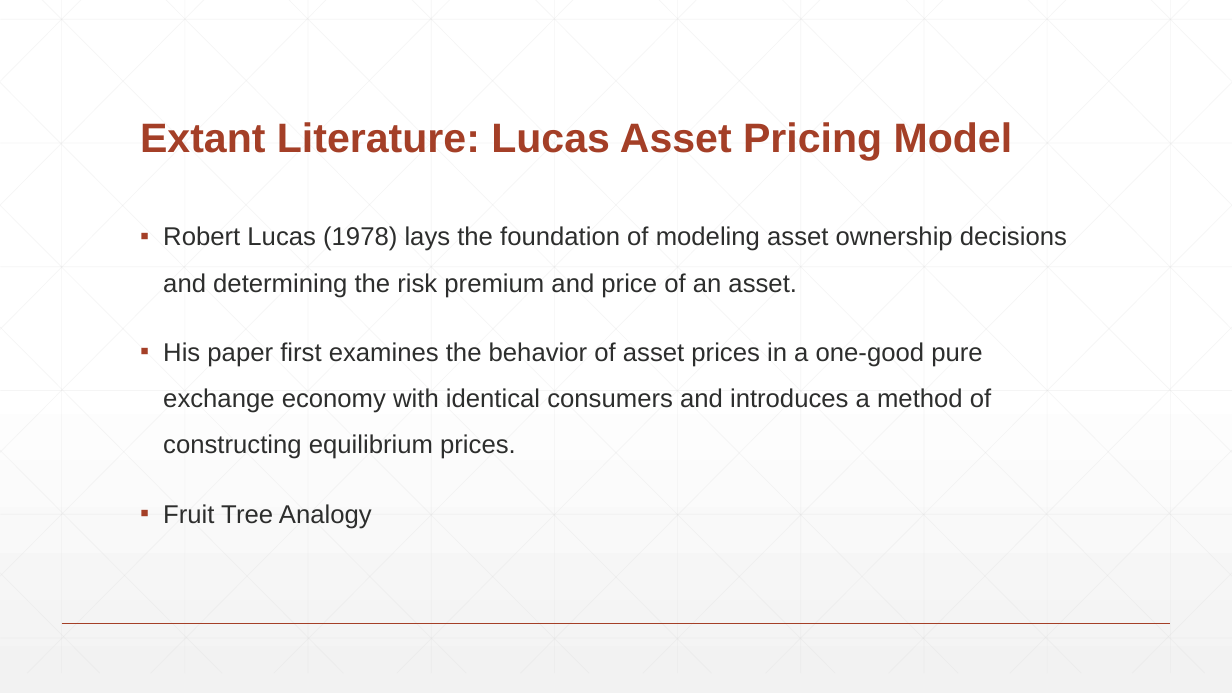
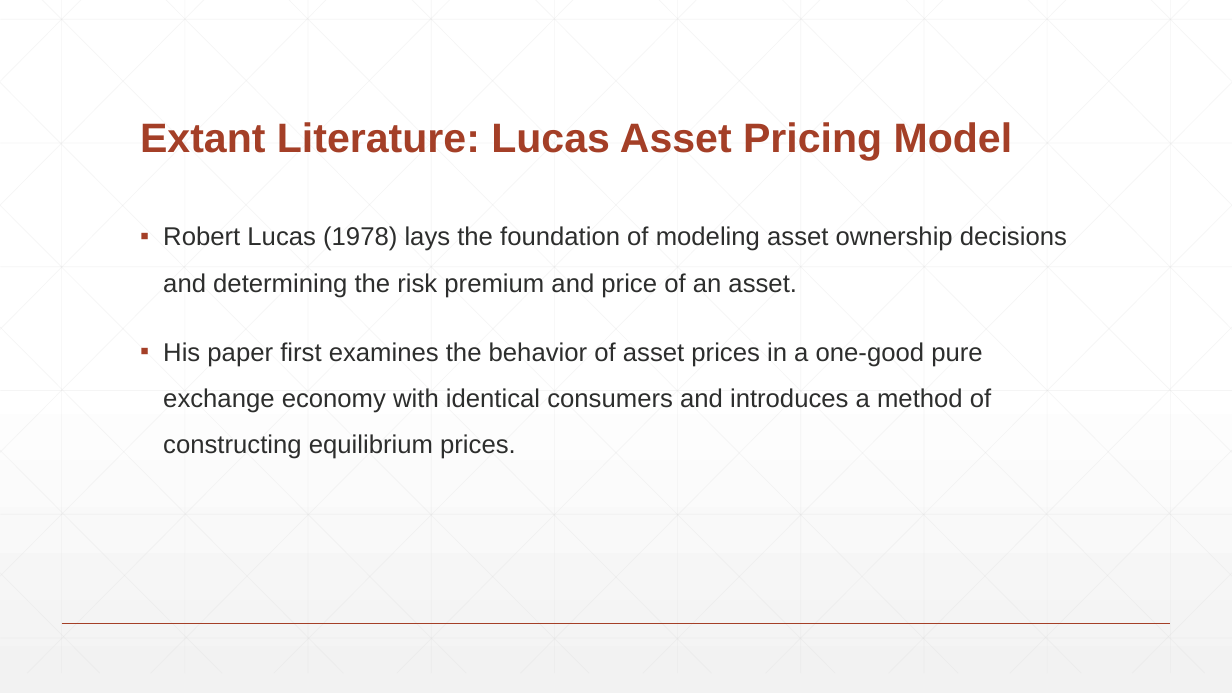
Before and after one commit to LongSimple/ECON-4008-Macro-Modeling, a slide deck: slide 7 of Writing Assignments/Preliminary Research Presentation.pptx. Drawn at 1232x693 pixels with LibreOffice and Linux fonts; fonts in the diff are those of the drawing. Boxes give left, top, right and bottom in pixels: in the first picture for what was removed or moved away, otherwise in the second. Text is boxed around its words. In the diff, an @@ line names an element or a change of style, - is before the commit and + after.

```diff
--- a/Writing Assignments/Preliminary Research Presentation.pptx
+++ b/Writing Assignments/Preliminary Research Presentation.pptx
@@ text at <box>163,504,372,529</box>: paragraph removed @@
-▪ Fruit Tree Analogy
```
Also in this commit, not shown: 7 other slides changed, 1 other file.
